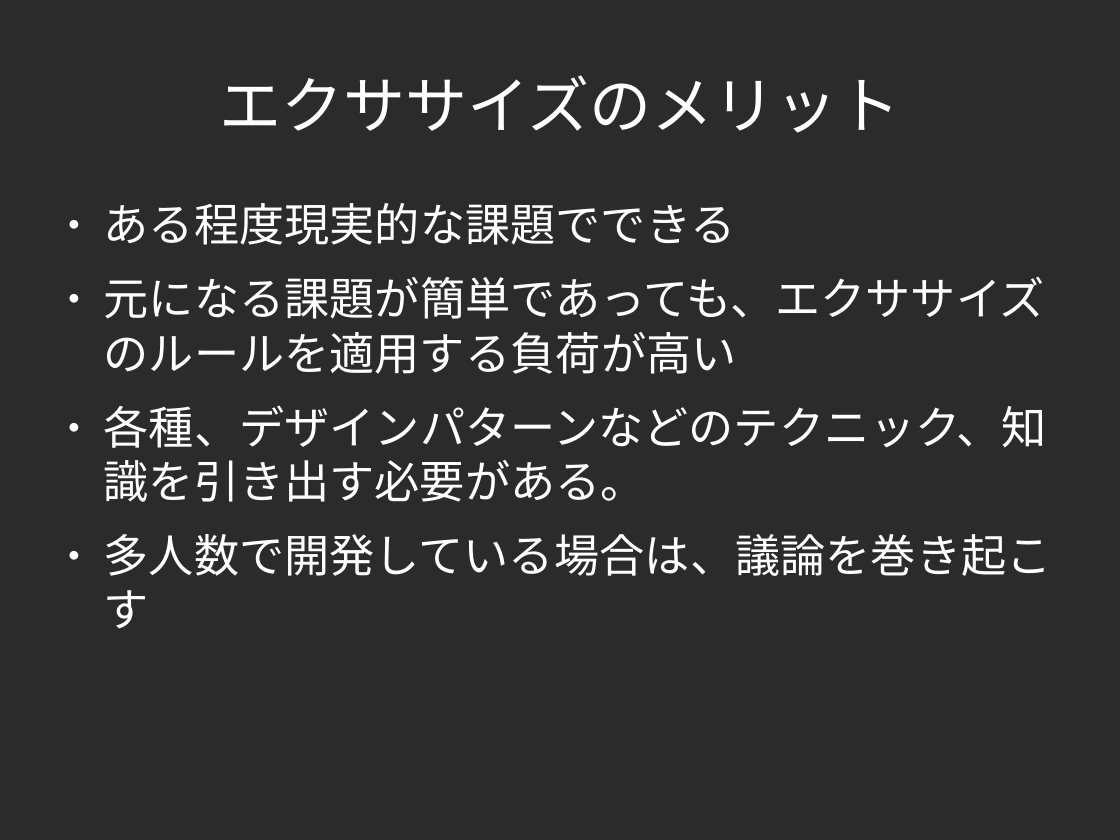
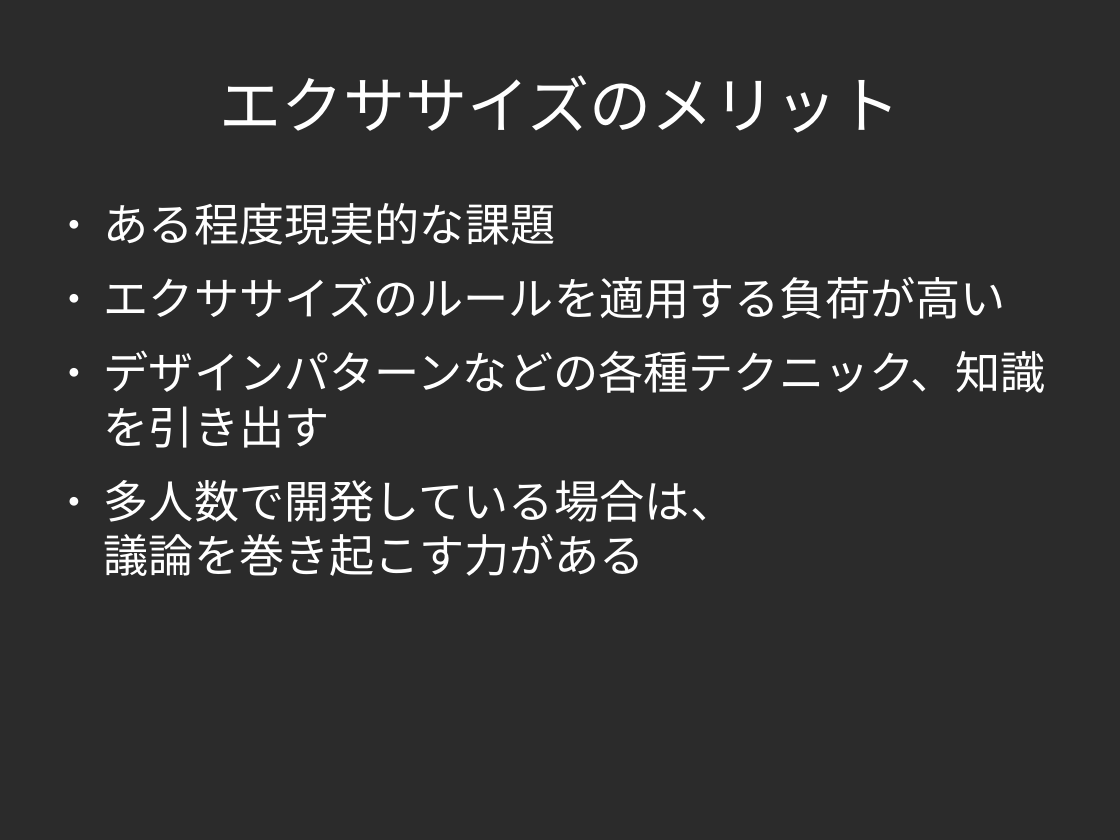
Before and after one commit to yojik/yojik-lib, a slide deck: slide 43 of 2009devsumi/oo_exercise/doc/devsum.odp (slide 42 before the commit). Drawn at 1120x840 pixels with LibreOffice and Linux fonts; fonts in the diff are those of the drawing; background and template pictures are left out; a plain dark background stands for a picture behind light text. Boxes give left, top, right and bottom in pixels: in the first picture for what was removed or moved away, otherwise in the second. Text is boxed around its words. In the diff, an @@ line names an element or a change of style, - is before the commit and + after.

```diff
--- a/2009devsumi/oo_exercise/doc/devsum.odp
+++ b/2009devsumi/oo_exercise/doc/devsum.odp
@@ text at box(104, 203, 1046, 576): text changed @@
-● ある程度現実的な課題でできる
-● 元になる課題が簡単であっても、エクササイズのルールを適用する負荷が高い
-● 各種、デザインパターンなどのテクニック、知識を引き出す必要がある。
-● 多人数で開発している場合は、議論を巻き起こす
+● ある程度現実的な課題
+● エクササイズのルールを適用する負荷が高い
+● デザインパターンなどの各種テクニック、知識を引き出す
+● 多人数で開発している場合は、
+  議論を巻き起こす力がある
```
Also in this commit, not shown: 8 other slides changed, 8 slides added, 4 slides removed.
